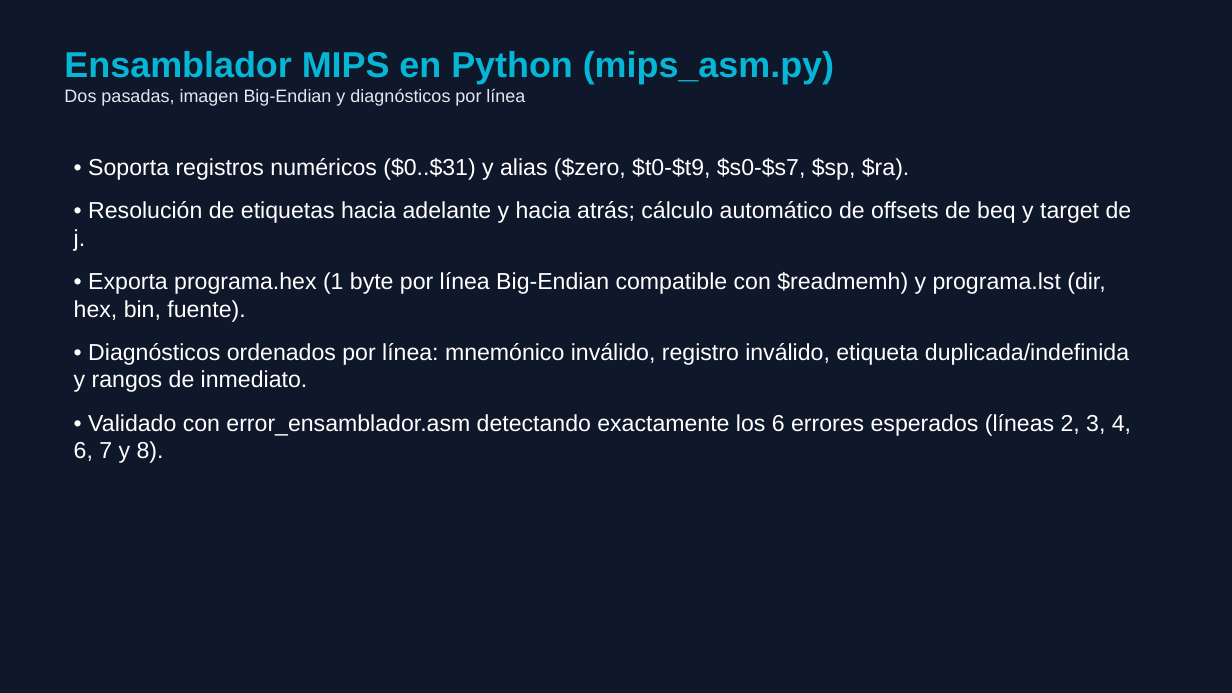
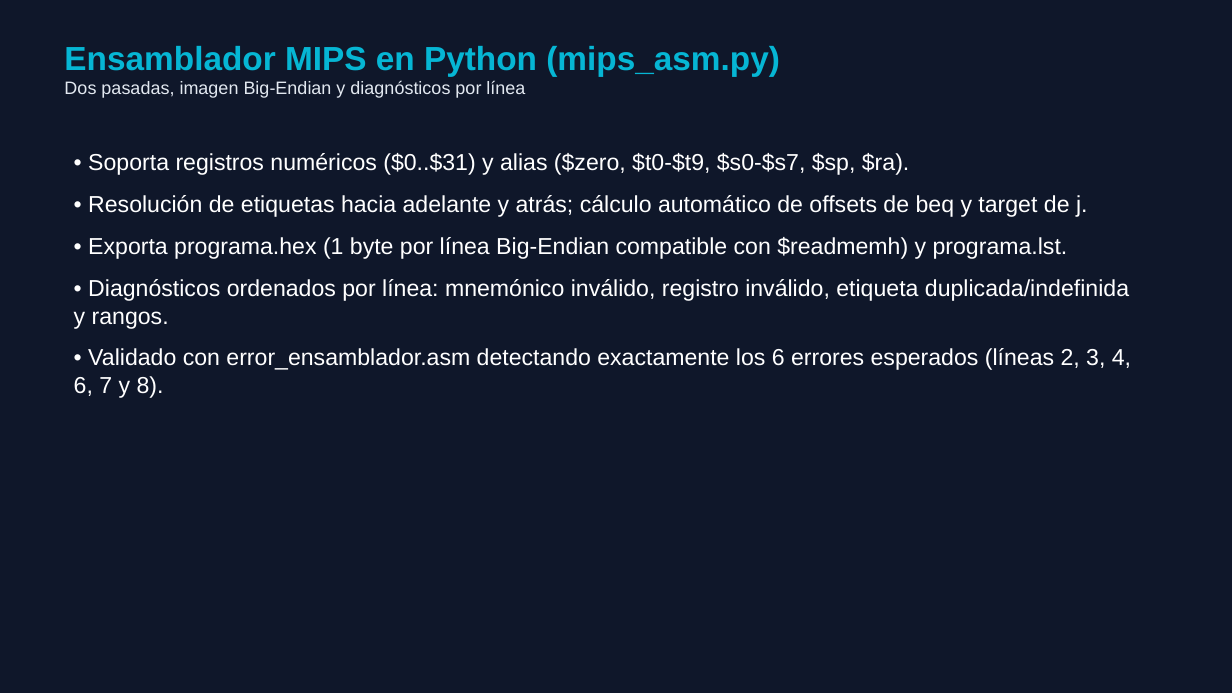
Before and after one commit to TilinezzZ/Instruciones-R-I-J-, a slide deck: slide 5 of DOCS/Presentacion_Proyecto_Final_MIPS.pptx. Drawn at 1232x693 pixels with LibreOffice and Linux fonts; fonts in the diff are those of the drawing. Boxes give left, top, right and bottom in pixels: in the first picture for what was removed or moved away, otherwise in the second. Text is boxed around its words. In the diff, an @@ line names an element or a change of style, - is before the commit and + after.

```diff
--- a/DOCS/Presentacion_Proyecto_Final_MIPS.pptx
+++ b/DOCS/Presentacion_Proyecto_Final_MIPS.pptx
@@ text at box(64, 46, 780, 76): size 28 to 26 pt in "Ensamblador MIPS en Python (mips_asm.py)" @@
@@ text at box(74, 153, 1131, 398): less space between paragraphs @@
@@ text at box(74, 195, 1129, 329): text changed @@
-• Resolución de etiquetas hacia adelante y hacia atrás; cálculo automático de offsets de beq y target de j.
-• Exporta programa.hex (1 byte por línea Big-Endian compatible con $readmemh) y programa.lst (dir, hex, bin, fuente).
-• Diagnósticos ordenados por línea: mnemónico inválido, registro inválido, etiqueta duplicada/indefinida y rangos de inmediato.
+• Resolución de etiquetas hacia adelante y atrás; cálculo automático de offsets de beq y target de j.
+• Exporta programa.hex (1 byte por línea Big-Endian compatible con $readmemh) y programa.lst.
+• Diagnósticos ordenados por línea: mnemónico inválido, registro inválido, etiqueta duplicada/indefinida y rangos.
```
Also in this commit, not shown: 10 other slides changed, 8 other files.
